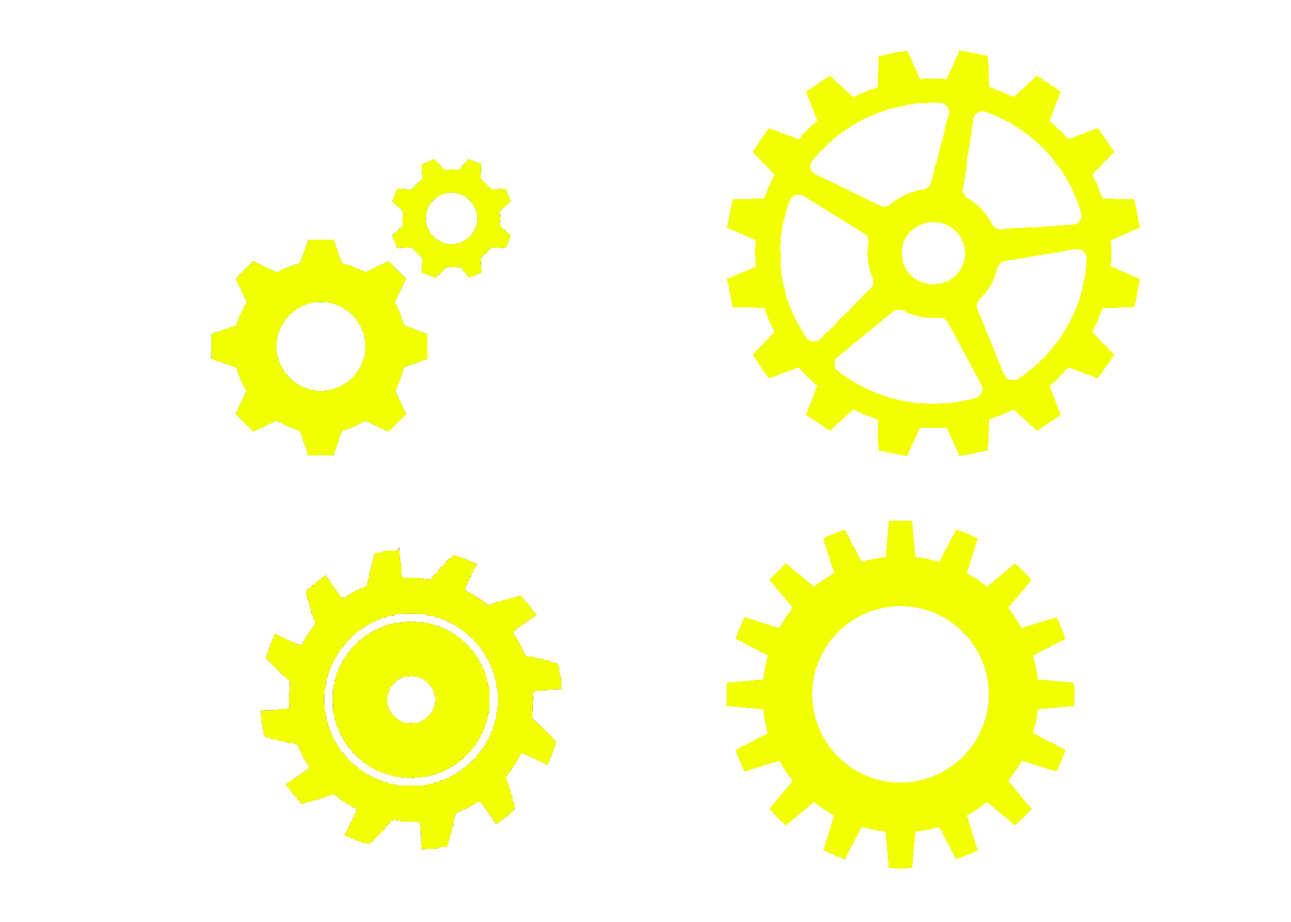
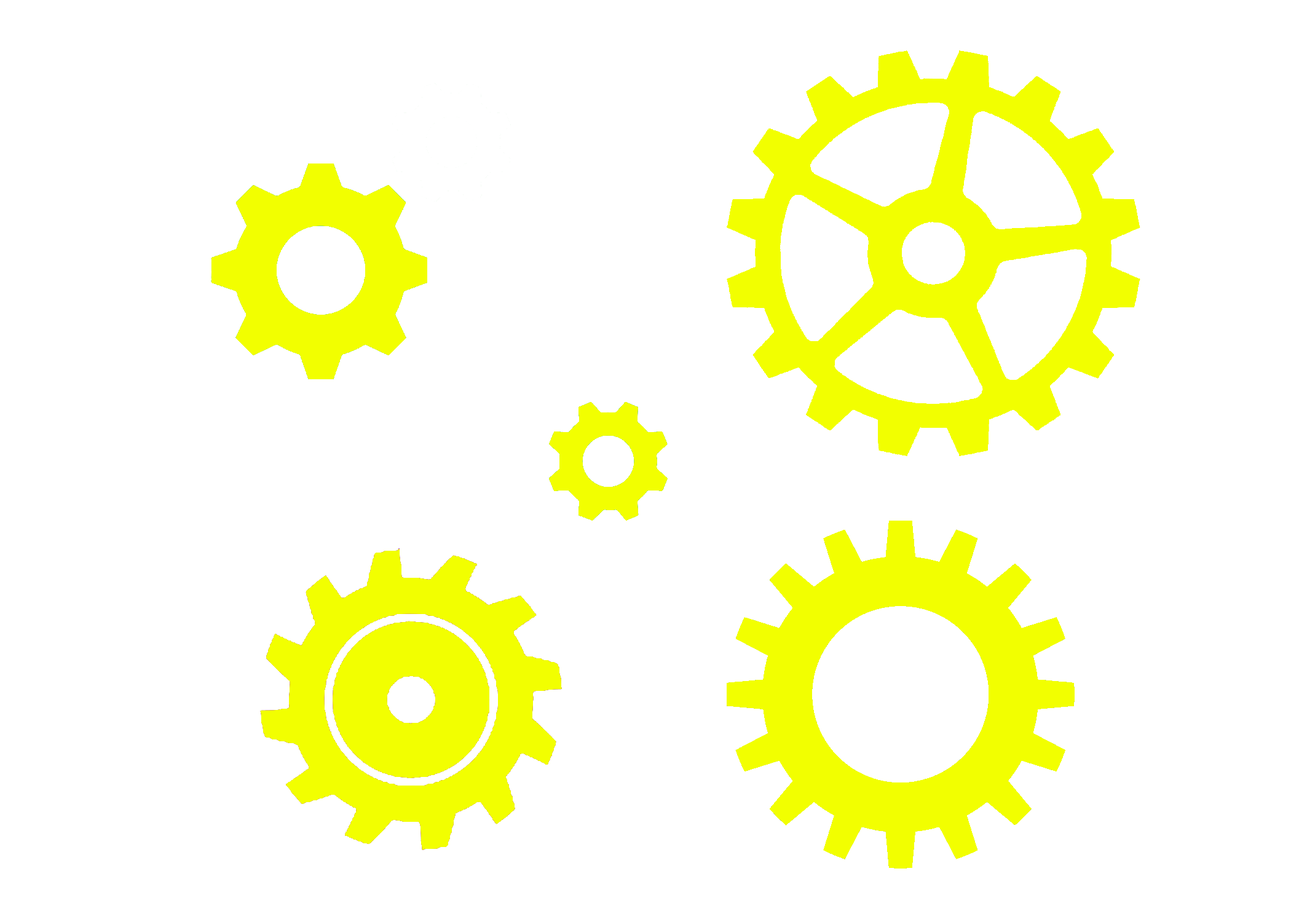
Revision of a layered 1291px x 922px image; what changed, layer by layer:
added layer "Livello 5" above "Livello 4" over (x1=549, y1=402, x2=668, y2=521)
painted on "Livello 4", masked it over (x1=210, y1=83, x2=512, y2=457)
